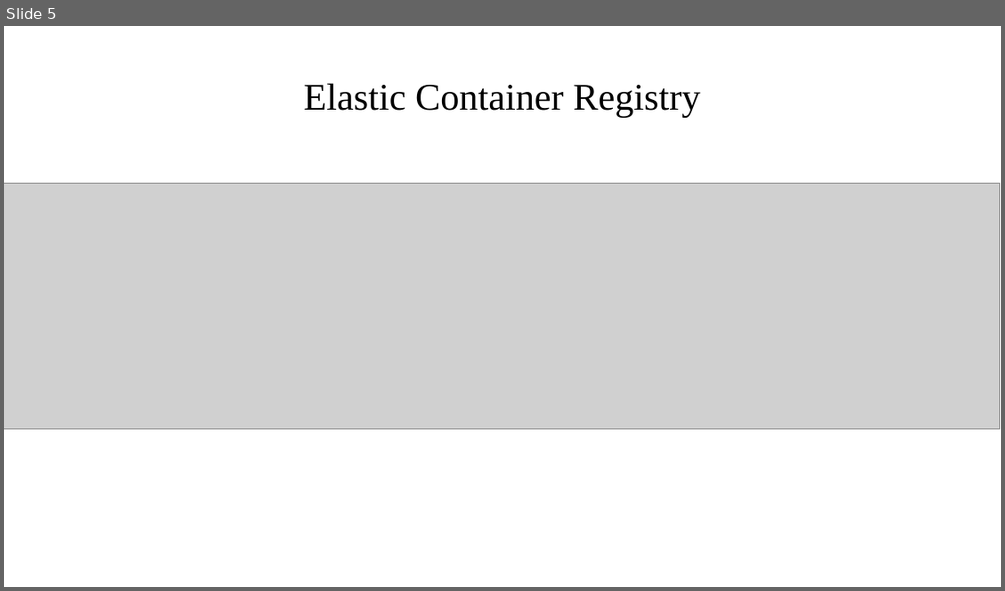
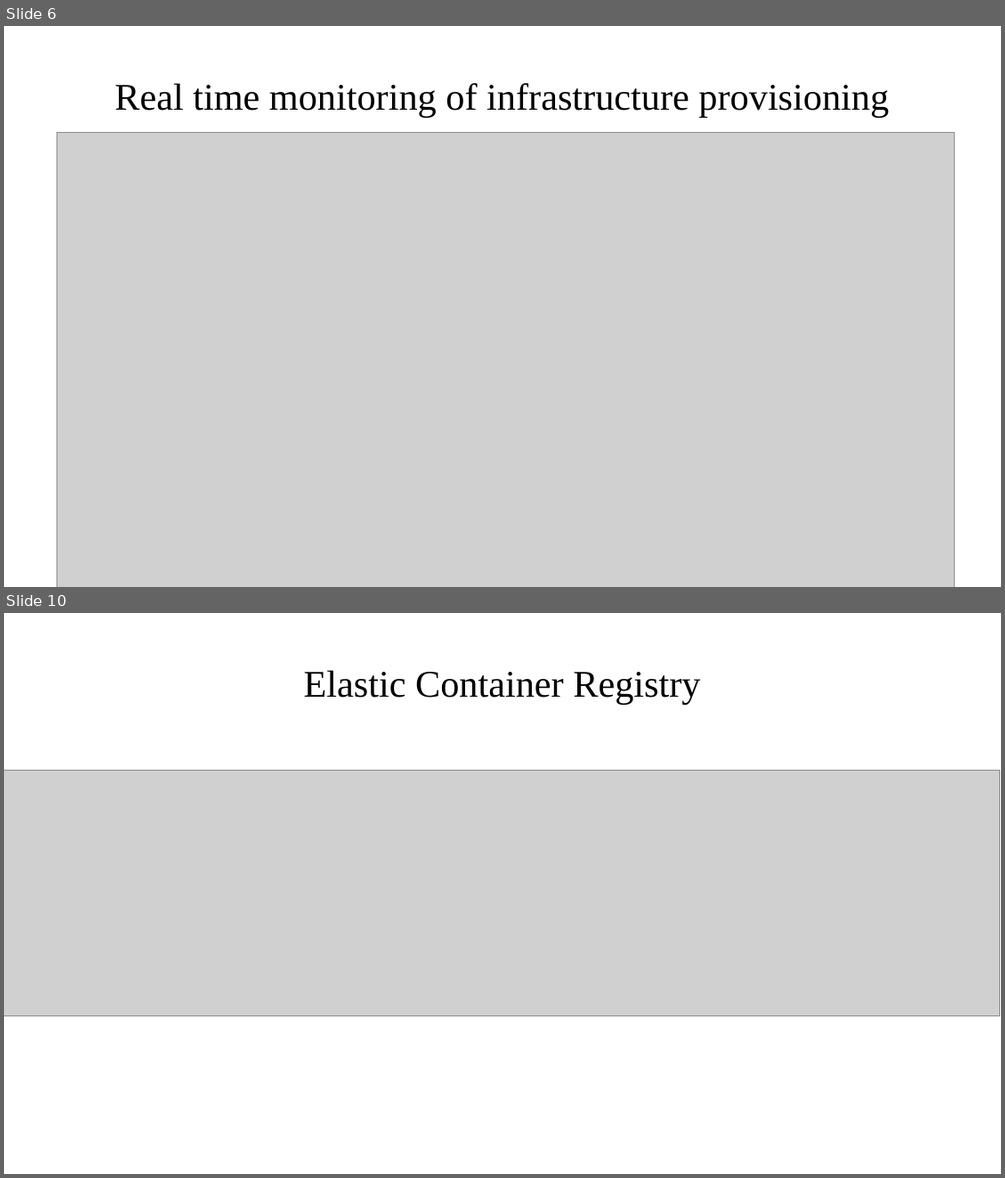
Before and after one commit to vmalani27/bvm_internship_project_12, a slide deck: AWS Architecture documentation.odp. Shown one above the other, each under a label of ours: slide 5 before the commit, slides 6 and 10 after it; the slides between them are not shown. The pictures are 1005x591 and 1005x1178 pixels, drawn with LibreOffice and Linux fonts; fonts in the diff are those of the drawing; grey boxes stand for pictures. Boxes give left, top, right and bottom in pixels: in the first picture for what was removed or moved away, otherwise in the second. Text is boxed around its words. In the diff, an @@ line names an element or a change of style, - is before the commit and + after.

```diff
--- a/AWS Architecture documentation.odp
+++ b/AWS Architecture documentation.odp
@@ slide 6 added at [4,26,1001,587], background #FFFFFF @@
@@ title added at [114,83,889,118], 30 pt, text #000000 @@
+Real time monitoring of infrastructure provisioning
@@ picture added at [57,133,955,587] @@
@@ what was slide 5 is now slide 10 @@
```
Also in this commit, not shown: 2 slides changed, 7 other slides added, 5 slides removed, 11 other files.
